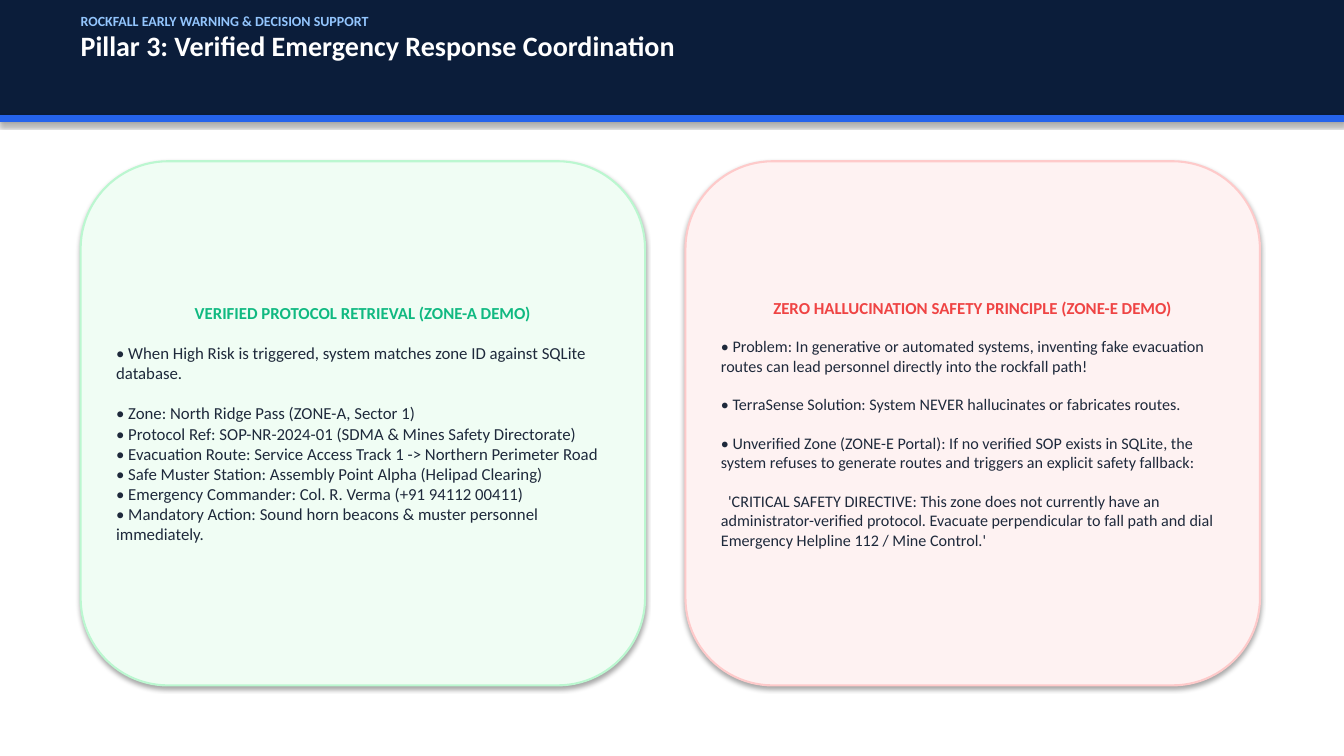
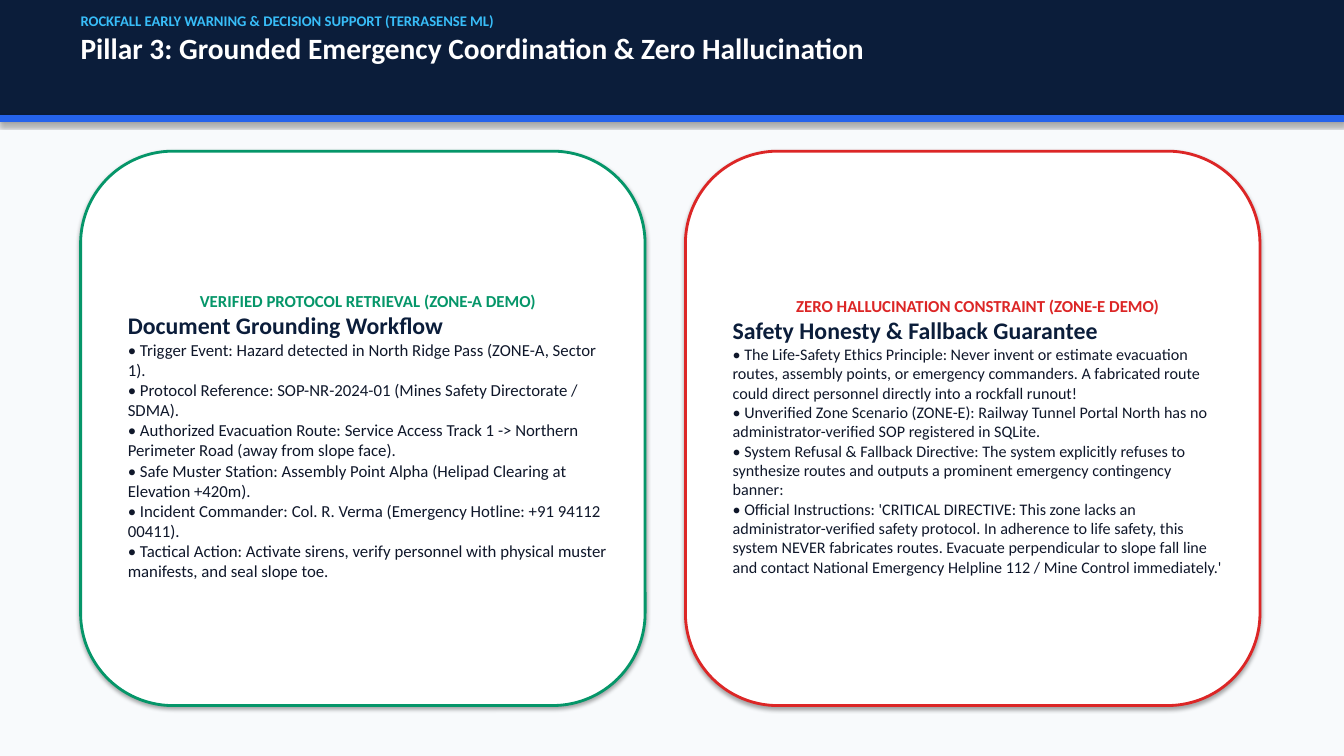
Before and after one commit to ShahidNurpasha/TerraSense-ML-Rockfall-Detection, a slide deck: slide 12 of ROCKFALL_EARLY_WARNING_PRESENTATION.pptx (slide 10 before the commit). Drawn at 1344x756 pixels with LibreOffice and Linux fonts; fonts in the diff are those of the drawing. Boxes give left, top, right and bottom in pixels: in the first picture for what was removed or moved away, otherwise in the second. Text is boxed around its words. In the diff, an @@ line names an element or a change of style, - is before the commit and + after.

Commit message:
Update student credentials to Nurpasha Shahid & Banala Yaswanth, redesign presentation with 16 high-contrast slides

```diff
--- a/ROCKFALL_EARLY_WARNING_PRESENTATION.pptx
+++ b/ROCKFALL_EARLY_WARNING_PRESENTATION.pptx
@@ rectangle added at box(0, 0, 1344, 756), fill #F8FAFC, outline #F8FAFC 0.75 pt @@
@@ text at box(81, 15, 863, 64): text changed; size 20 to 21 pt @@
-ROCKFALL EARLY WARNING & DECISION SUPPORT
-Pillar 3: Verified Emergency Response Coordination
+ROCKFALL EARLY WARNING & DECISION SUPPORT (TERRASENSE ML)
+Pillar 3: Grounded Emergency Coordination & Zero Hallucination
@@ rounded rectangle "VERIFIED PROTOCOL RETRIEVAL (ZONE-A DEMO)": place and size @@
-rounded rectangle "VERIFIED PROTOCOL RETRIEVAL (ZONE-A DEMO)" at box(81, 161, 645, 686)
+rounded rectangle "VERIFIED PROTOCOL RETRIEVAL (ZONE-A DEMO)" at box(81, 151, 645, 706)
@@ rounded rectangle "VERIFIED PROTOCOL RETRIEVAL (ZONE-A DEMO)" at box(81, 151, 645, 706): fill #F0FDF4 to #FFFFFF; outline #BBF7D0 1.5 pt to #059669 2 pt @@
@@ rounded rectangle "ZERO HALLUCINATION CONSTRAINT (ZONE-E DEMO)": place and size @@
-rounded rectangle "ZERO HALLUCINATION CONSTRAINT (ZONE-E DEMO)" at box(686, 161, 1260, 686)
+rounded rectangle "ZERO HALLUCINATION CONSTRAINT (ZONE-E DEMO)" at box(686, 151, 1260, 706)
@@ rounded rectangle "ZERO HALLUCINATION CONSTRAINT (ZONE-E DEMO)" at box(686, 151, 1260, 706): fill #FEF2F2 to #FFFFFF; outline #FECACA 1.5 pt to #DC2626 2 pt @@
@@ text in rounded rectangle at box(200, 294, 536, 310): text colour #10B981 to #059669 in "VERIFIED PROTOCOL RETRIEVAL (ZONE-A DEMO)" @@
@@ text in rounded rectangle at box(733, 299, 1221, 576): text changed; text colour #1E293B to #0F172A @@
-ZERO HALLUCINATION SAFETY PRINCIPLE (ZONE-E DEMO)
-• Problem: In generative or automated systems, inventing fake evacuation routes can lead personnel directly into the rockfall path!
-• TerraSense Solution: System NEVER hallucinates or fabricates routes.
-• Unverified Zone (ZONE-E Portal): If no verified SOP exists in SQLite, the system refuses to generate routes and triggers an explicit safety fallback:
-'CRITICAL SAFETY DIRECTIVE: This zone does not currently have an administrator-verified protocol. Evacuate perpendicular to fall path and dial Emergency Helpline 112 / Mine Control.'
+ZERO HALLUCINATION CONSTRAINT (ZONE-E DEMO)
+Safety Honesty & Fallback Guarantee
+• The Life-Safety Ethics Principle: Never invent or estimate evacuation routes, assembly points, or emergency commanders. A fabricated route could direct personnel directly into a rockfall runout!
+• Unverified Zone Scenario (ZONE-E): Railway Tunnel Portal North has no administrator-verified SOP registered in SQLite.
+• System Refusal & Fallback Directive: The system explicitly refuses to synthesize routes and outputs a prominent emergency contingency banner:
+• Official Instructions: 'CRITICAL DIRECTIVE: This zone lacks an administrator-verified safety protocol. In adherence to life safety, this system NEVER fabricates routes. Evacuate perpendicular to slope fall line and contact National Emergency Helpline 112 / Mine Control immediately.'
@@ text in rounded rectangle at box(128, 317, 606, 580): text changed; text colour #1E293B to #0F172A @@
-• When High Risk is triggered, system matches zone ID against SQLite database.
-• Zone: North Ridge Pass (ZONE-A, Sector 1)
-• Protocol Ref: SOP-NR-2024-01 (SDMA & Mines Safety Directorate)
-• Evacuation Route: Service Access Track 1 -> Northern Perimeter Road
-• Safe Muster Station: Assembly Point Alpha (Helipad Clearing)
-• Emergency Commander: Col. R. Verma (+91 94112 00411)
-• Mandatory Action: Sound horn beacons & muster personnel immediately.
+Document Grounding Workflow
+• Trigger Event: Hazard detected in North Ridge Pass (ZONE-A, Sector 1).
+• Protocol Reference: SOP-NR-2024-01 (Mines Safety Directorate / SDMA).
+• Authorized Evacuation Route: Service Access Track 1 -> Northern Perimeter Road (away from slope face).
+• Safe Muster Station: Assembly Point Alpha (Helipad Clearing at Elevation +420m).
+• Incident Commander: Col. R. Verma (Emergency Hotline: +91 94112 00411).
+• Tactical Action: Activate sirens, verify personnel with physical muster manifests, and seal slope toe.
```
Also in this commit, not shown: 6 other slides changed, 9 slides added, 7 slides removed, 6 other files.
